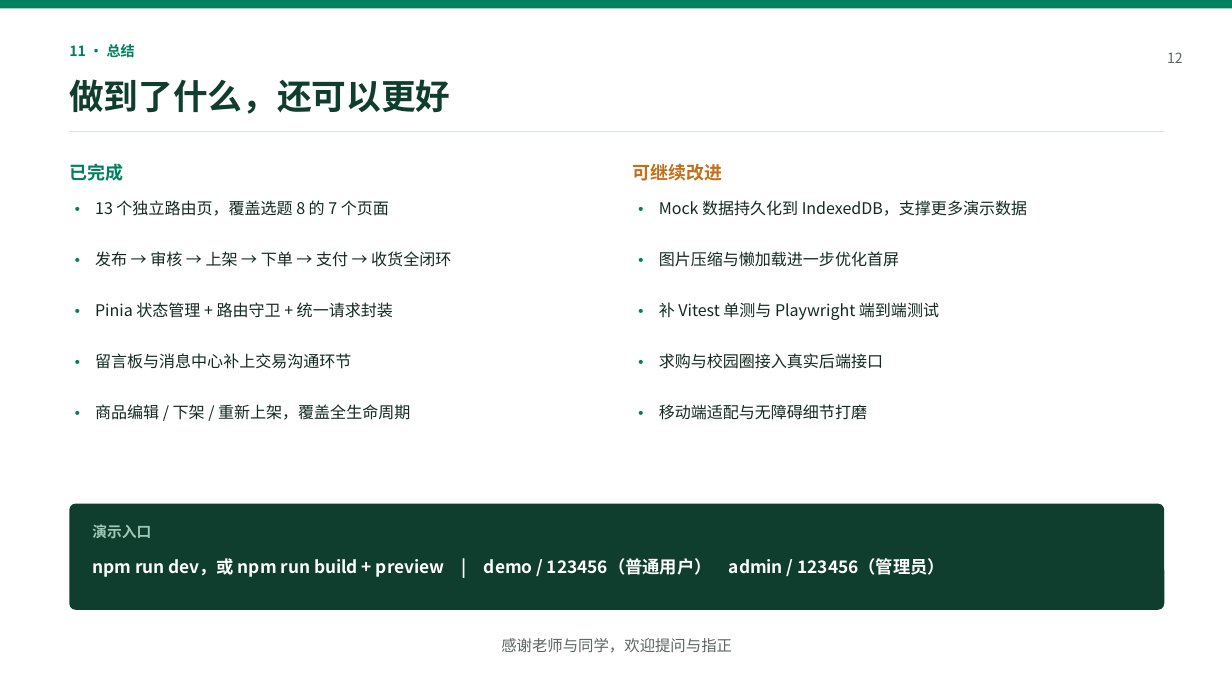
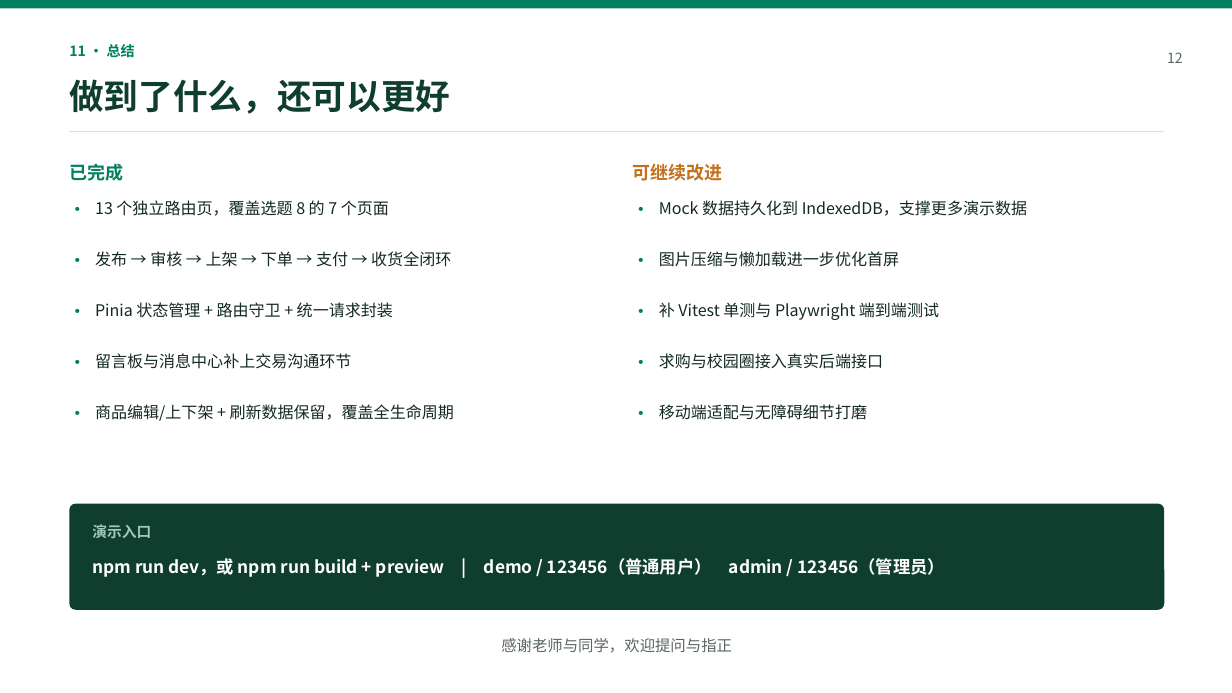
Before and after one commit to zhb0829/xianmao-frontend, a slide deck: slide 12 of docs/答辩PPT.pptx. Drawn at 1232x693 pixels with LibreOffice and Linux fonts; fonts in the diff are those of the drawing. Boxes give left, top, right and bottom in pixels: in the first picture for what was removed or moved away, otherwise in the second. Text is boxed around its words. In the diff, an @@ line names an element or a change of style, - is before the commit and + after.

```diff
--- a/docs/答辩PPT.pptx
+++ b/docs/答辩PPT.pptx
@@ text at bbox=[95, 404, 454, 421]: text changed @@
-商品编辑 / 下架 / 重新上架，覆盖全生命周期
+商品编辑/上下架 + 刷新数据保留，覆盖全生命周期
```
Also in this commit, not shown: 1 other slide changed, 3 other files.
